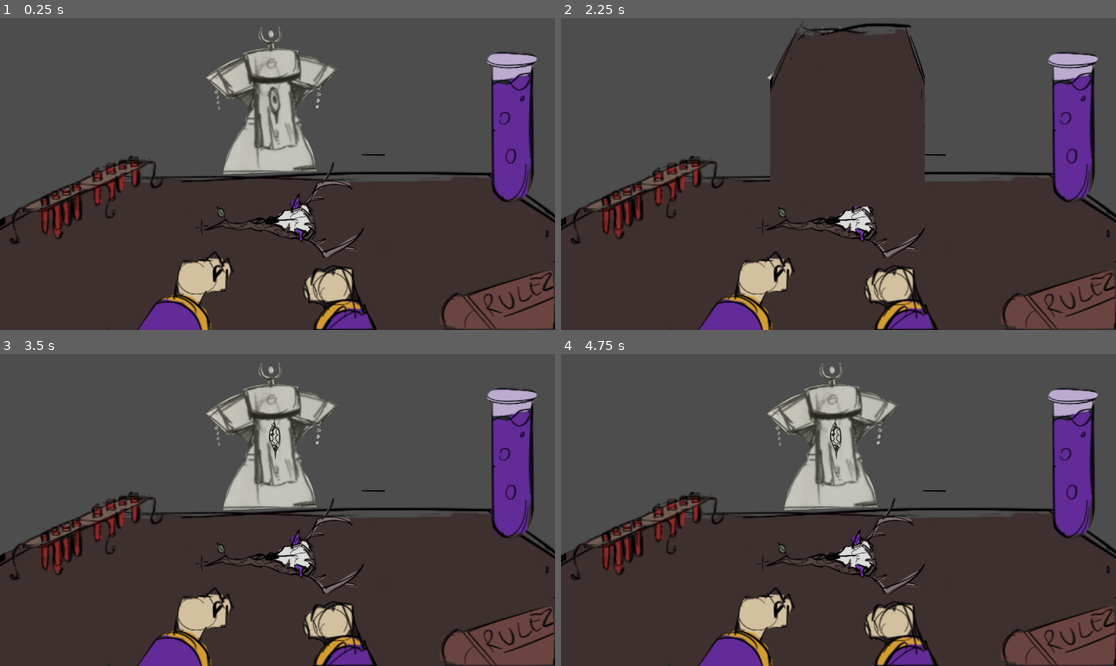
Above: before the commit, frames 1-4 (two rows, left to right).
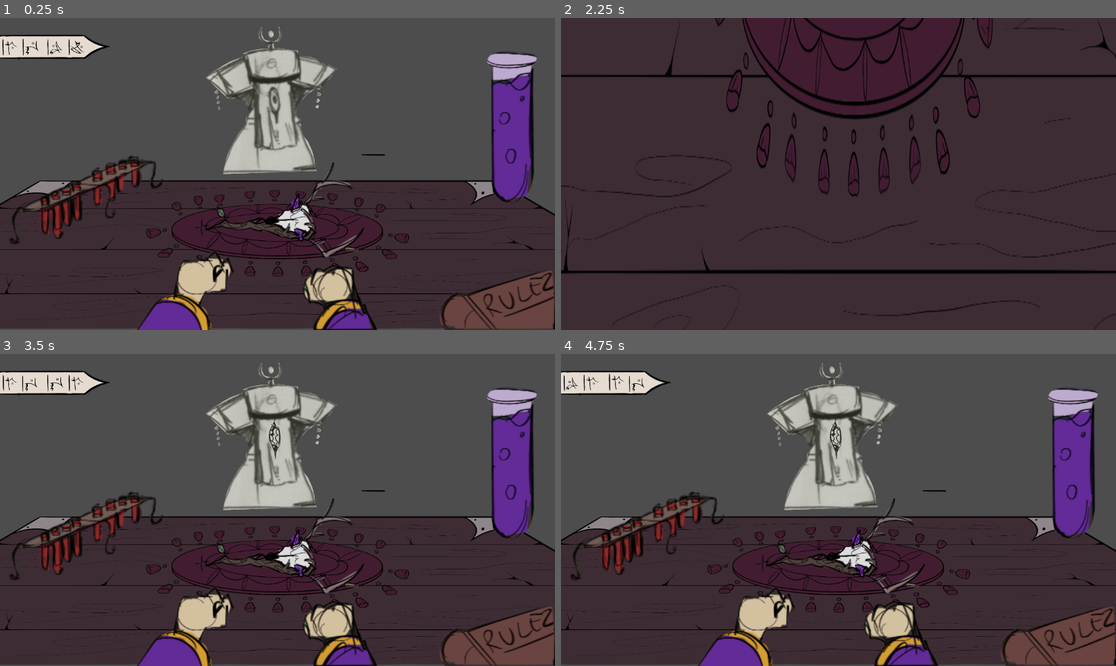
Above: after the commit, the same moments.

Repository: PSielchan/hex_rulette
Game: Godot game, scene res://scenes/game.tscn
Same seed, same stepped clock (60 frames per second), same inputs: the game is played once before the commit and once after it.
Inputs (mouse positions are in pixels of both pictures, inside the frame that each line leads up to):
- Up to frame 1 (0.25 s): no input
- Up to frame 2 (2.25 s): click (1043, 295) at 0.52 s; click (1043, 295) at 1.27 s; click (1043, 295) at 2.02 s
- Up to frame 3 (3.5 s): tap Enter at 2.75 s; move the mouse to (399, 494) at 2.77 s; click (399, 494) at 2.92 s
- Up to frame 4 (4.75 s): move the mouse to (727, 525) at 3.52 s; click (727, 525) at 3.67 s; move the mouse to (894, 441) at 4.27 s; click (894, 441) at 4.42 s

The runs differ from the first frame. In frame 1, 5.3% of the frame differs, in the area x 0-100%, y 5-100%; in frame 2, 52%, in the area x 0-100%, y 0-100%; in frame 3, 5.3%; in frame 4, 5.3%.

Commit message:
queue semi-done

Diff:
--- a/scenes/game.tscn
+++ b/scenes/game.tscn
@@ -9,6 +9,7 @@
 [ext_resource type="PackedScene" uid="uid://bnhnfpoxiptkr" path="res://scenes/blasphemy.tscn" id="6_gee14"]
 [ext_resource type="PackedScene" uid="uid://htrxa20sgcmh" path="res://scenes/player_r.tscn" id="7_u5sy4"]
 [ext_resource type="PackedScene" uid="uid://bcp576jlgiq84" path="res://scenes/rozdzka.tscn" id="8_gee14"]
+[ext_resource type="PackedScene" uid="uid://daued87qsq53c" path="res://scenes/queue.tscn" id="10_vtaks"]
 
 [node name="Game" type="Node2D"]
 
@@ -31,7 +32,8 @@
 position = Vector2(1166, 716)
 
 [node name="Table" parent="." instance=ExtResource("4_p57ef")]
-position = Vector2(22, 291)
+position = Vector2(-0.999998, 396)
+scale = Vector2(0.259264, 0.259879)
 
 [node name="Health" parent="." instance=ExtResource("5_u5sy4")]
 position = Vector2(-748, 138)
@@ -44,3 +46,6 @@
 
 [node name="Player_R" parent="." instance=ExtResource("7_u5sy4")]
 position = Vector2(-135, 717)
+
+[node name="Queue" parent="." instance=ExtResource("10_vtaks")]
+position = Vector2(-1127, -510)
--- a/scenes/queue.tscn
+++ b/scenes/queue.tscn
@@ -1,8 +1,179 @@
-[gd_scene load_steps=2 format=3 uid="uid://daued87qsq53c"]
+[gd_scene load_steps=11 format=3 uid="uid://daued87qsq53c"]
 
 [ext_resource type="Texture2D" uid="uid://bkeymkc4c83i0" path="res://assets/queue/queue.png" id="1_ifv7a"]
+[ext_resource type="Script" uid="uid://bg0iblqm1gw1c" path="res://scripts/queue_body.gd" id="2_33alr"]
+[ext_resource type="Texture2D" uid="uid://ciirfc2336uw0" path="res://assets/queue/curse_0.png" id="3_ylepo"]
+[ext_resource type="Texture2D" uid="uid://dqhqksv7utd2u" path="res://assets/queue/curse_1.png" id="4_ocuui"]
+[ext_resource type="Texture2D" uid="uid://i01fb4vskjrj" path="res://assets/queue/curse_2.png" id="5_mbply"]
+[ext_resource type="Texture2D" uid="uid://c6531ill4b32n" path="res://assets/queue/curse_3.png" id="6_krb4q"]
+[ext_resource type="Script" uid="uid://fh3pneua3k1i" path="res://scripts/animation_player.gd" id="7_ylepo"]
+
+[sub_resource type="Animation" id="Animation_33alr"]
+resource_name = "slide"
+tracks/0/type = "value"
+tracks/0/imported = false
+tracks/0/enabled = true
+tracks/0/path = NodePath("QueueBody/Curse4:position")
+tracks/0/interp = 1
+tracks/0/loop_wrap = true
+tracks/0/keys = {
+"times": PackedFloat32Array(0, 1),
+"transitions": PackedFloat32Array(1, 1),
+"update": 0,
+"values": [Vector2(-266, -4), Vector2(-182, -3)]
+}
+tracks/1/type = "value"
+tracks/1/imported = false
+tracks/1/enabled = true
+tracks/1/path = NodePath("QueueBody/Curse3:position")
+tracks/1/interp = 1
+tracks/1/loop_wrap = true
+tracks/1/keys = {
+"times": PackedFloat32Array(0, 1),
+"transitions": PackedFloat32Array(1, 1),
+"update": 0,
+"values": [Vector2(-182, -1.99998), Vector2(-98, -4)]
+}
+tracks/2/type = "value"
+tracks/2/imported = false
+tracks/2/enabled = true
+tracks/2/path = NodePath("QueueBody/Curse2:position")
+tracks/2/interp = 1
+tracks/2/loop_wrap = true
+tracks/2/keys = {
+"times": PackedFloat32Array(0, 1),
+"transitions": PackedFloat32Array(1, 1),
+"update": 0,
+"values": [Vector2(-94, -7), Vector2(8, -7)]
+}
+tracks/3/type = "value"
+tracks/3/imported = false
+tracks/3/enabled = true
+tracks/3/path = NodePath("QueueBody/Curse1:position")
+tracks/3/interp = 1
+tracks/3/loop_wrap = true
+tracks/3/keys = {
+"times": PackedFloat32Array(0, 1),
+"transitions": PackedFloat32Array(1, 1),
+"update": 0,
+"values": [Vector2(5, -3), Vector2(93, -3)]
+}
+tracks/4/type = "value"
+tracks/4/imported = false
+tracks/4/enabled = true
+tracks/4/path = NodePath("QueueBody/Curse0:self_modulate")
+tracks/4/interp = 1
+tracks/4/loop_wrap = true
+tracks/4/keys = {
+"times": PackedFloat32Array(0.0333333, 1),
+"transitions": PackedFloat32Array(1, 1),
+"update": 0,
+"values": [Color(1, 1, 1, 1), Color(1, 1, 1, 0)]
+}
+
+[sub_resource type="Animation" id="Animation_ylepo"]
+length = 0.001
+tracks/0/type = "value"
+tracks/0/imported = false
+tracks/0/enabled = true
+tracks/0/path = NodePath("QueueBody/Curse4:position")
+tracks/0/interp = 1
+tracks/0/loop_wrap = true
+tracks/0/keys = {
+"times": PackedFloat32Array(0),
+"transitions": PackedFloat32Array(1),
+"update": 0,
+"values": [Vector2(-266, -4)]
+}
+tracks/1/type = "value"
+tracks/1/imported = false
+tracks/1/enabled = true
+tracks/1/path = NodePath("QueueBody/Curse3:position")
+tracks/1/interp = 1
+tracks/1/loop_wrap = true
+tracks/1/keys = {
+"times": PackedFloat32Array(0),
+"transitions": PackedFloat32Array(1),
+"update": 0,
+"values": [Vector2(-182, -1.99998)]
+}
+tracks/2/type = "value"
+tracks/2/imported = false
+tracks/2/enabled = true
+tracks/2/path = NodePath("QueueBody/Curse2:position")
+tracks/2/interp = 1
+tracks/2/loop_wrap = true
+tracks/2/keys = {
+"times": PackedFloat32Array(0),
+"transitions": PackedFloat32Array(1),
+"update": 0,
+"values": [Vector2(-94, -7)]
+}
+tracks/3/type = "value"
+tracks/3/imported = false
+tracks/3/enabled = true
+tracks/3/path = NodePath("QueueBody/Curse1:position")
+tracks/3/interp = 1
+tracks/3/loop_wrap = true
+tracks/3/keys = {
+"times": PackedFloat32Array(0),
+"transitions": PackedFloat32Array(1),
+"update": 0,
+"values": [Vector2(5, -3)]
+}
+tracks/4/type = "value"
+tracks/4/imported = false
+tracks/4/enabled = true
+tracks/4/path = NodePath("QueueBody/Curse0:self_modulate")
+tracks/4/interp = 1
+tracks/4/loop_wrap = true
+tracks/4/keys = {
+"times": PackedFloat32Array(0),
+"transitions": PackedFloat32Array(1),
+"update": 0,
+"values": [Color(1, 1, 1, 1)]
+}
+
+[sub_resource type="AnimationLibrary" id="AnimationLibrary_ocuui"]
+_data = {
+&"RESET": SubResource("Animation_ylepo"),
+&"slide": SubResource("Animation_33alr")
+}
 
 [node name="Queue" type="Node2D"]
 
-[node name="Sprite2D" type="Sprite2D" parent="."]
+[node name="QueueBody" type="Sprite2D" parent="."]
+position = Vector2(220, 57)
 texture = ExtResource("1_ifv7a")
+script = ExtResource("2_33alr")
+
+[node name="Curse0" type="Sprite2D" parent="QueueBody"]
+position = Vector2(97, -4)
+scale = Vector2(0.669231, 0.669231)
+texture = ExtResource("3_ylepo")
+
+[node name="Curse1" type="Sprite2D" parent="QueueBody"]
+position = Vector2(5, -3)
+scale = Vector2(0.696721, 0.696721)
+texture = ExtResource("4_ocuui")
+
+[node name="Curse2" type="Sprite2D" parent="QueueBody"]
+position = Vector2(-94, -7)
+scale = Vector2(0.720472, 0.720473)
+texture = ExtResource("5_mbply")
+
+[node name="Curse3" type="Sprite2D" parent="QueueBody"]
+position = Vector2(-182, -1.99998)
+scale = Vector2(0.689655, 0.689655)
+texture = ExtResource("6_krb4q")
+
+[node name="Curse4" type="Sprite2D" parent="QueueBody"]
+position = Vector2(-266, -4)
+scale = Vector2(0.664583, 0.664583)
+texture = ExtResource("6_krb4q")
+
+[node name="AnimationPlayer" type="AnimationPlayer" parent="."]
+libraries = {
+&"": SubResource("AnimationLibrary_ocuui")
+}
+script = ExtResource("7_ylepo")
--- /dev/null
+++ b/scripts/animation_player.gd
@@ -0,0 +1,5 @@
+extends AnimationPlayer
+
+
+func play_slide() :
+	play("slide")
--- a/scripts/main.gd
+++ b/scripts/main.gd
@@ -1,20 +1,18 @@
 extends Node
+
+enum Action {Shot, Other}
 
 func _ready() :
 	print('ready')
 
-var framenum = 0
-
-var buffer = [0, 0, 0, 0]
-
 var tura = 0
 
-func _process(_delta) :
-	framenum += 1
-	#print(framenum)
-
-	#if Input.is_action_just_pressed("ui.")
-	#print("Mouse is at: ", get_viewport().get_mouse_position())
+#func _process(_delta) :
+	#framenum += 1
+	##print(framenum)
+	#
+	##if Input.is_action_just_pressed("ui.")
+	##print("Mouse is at: ", get_viewport().get_mouse_position())
 
 
 
--- /dev/null
+++ b/scripts/queue_body.gd
@@ -0,0 +1,42 @@
+extends Sprite2D
+
+#@onready var Main: Node = %Main
+
+
+func rand_curse_id() :
+	return int(randf()*4)
+
+var buffer = [rand_curse_id(), rand_curse_id(), rand_curse_id(), rand_curse_id(), rand_curse_id()]
+
+var textures = [preload("res://assets/queue/curse_0.png"),
+				preload("res://assets/queue/curse_1.png"),
+				preload("res://assets/queue/curse_2.png"),
+				preload("res://assets/queue/curse_3.png"),
+				]
+
+#func _ready() :
+	## Change child textures when ready, or call this function elsewhere
+	#change_children_images()
+
+func change_children_images() :
+	get_node("../AnimationPlayer").play("slide")
+	var children = get_children()
+	for i in len(buffer) :
+		children[i].texture = textures[buffer[i]]
+
+func _input(event) :
+	if event is InputEventMouseButton and event.pressed :
+		#if Main.last_action == Main.Action.Shot :
+		#for i in len(buffer) - 1 :
+			#buffer[i] = buffer[i + 1]
+		#buffer[len(buffer) - 1] = rand_curse_id()
+		if len(buffer) > 0 :
+			buffer.remove_at(0)
+		buffer.append(rand_curse_id())
+		print(buffer)
+		change_children_images()
+
+		#if event.button_index == BUTTON_LEFT :
+			#print("Left click at: ", event.position)
+		#elif event.button_index == BUTTON_RIGHT :
+			#print("Right click at: ", event.position)
Binary file changed: assets/queue/curse_0.png
Binary file changed: assets/queue/curse_1.png
Binary file changed: assets/queue/curse_2.png
Binary file changed: assets/queue/curse_3.png
Binary file changed: assets/queue/queue.png
Binary file changed: assets/table/table.png
Not shown: 1 places in scenes/game.tscn that only renumber resources
Not shown, added: scripts/animation_player.gd.uid
Not shown, added: scripts/queue_body.gd.uid
